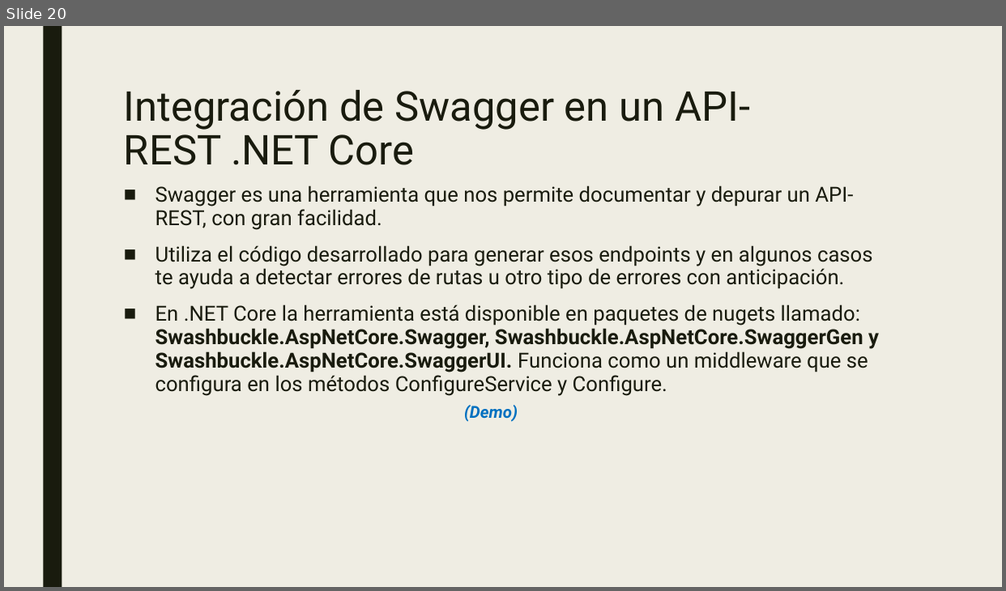
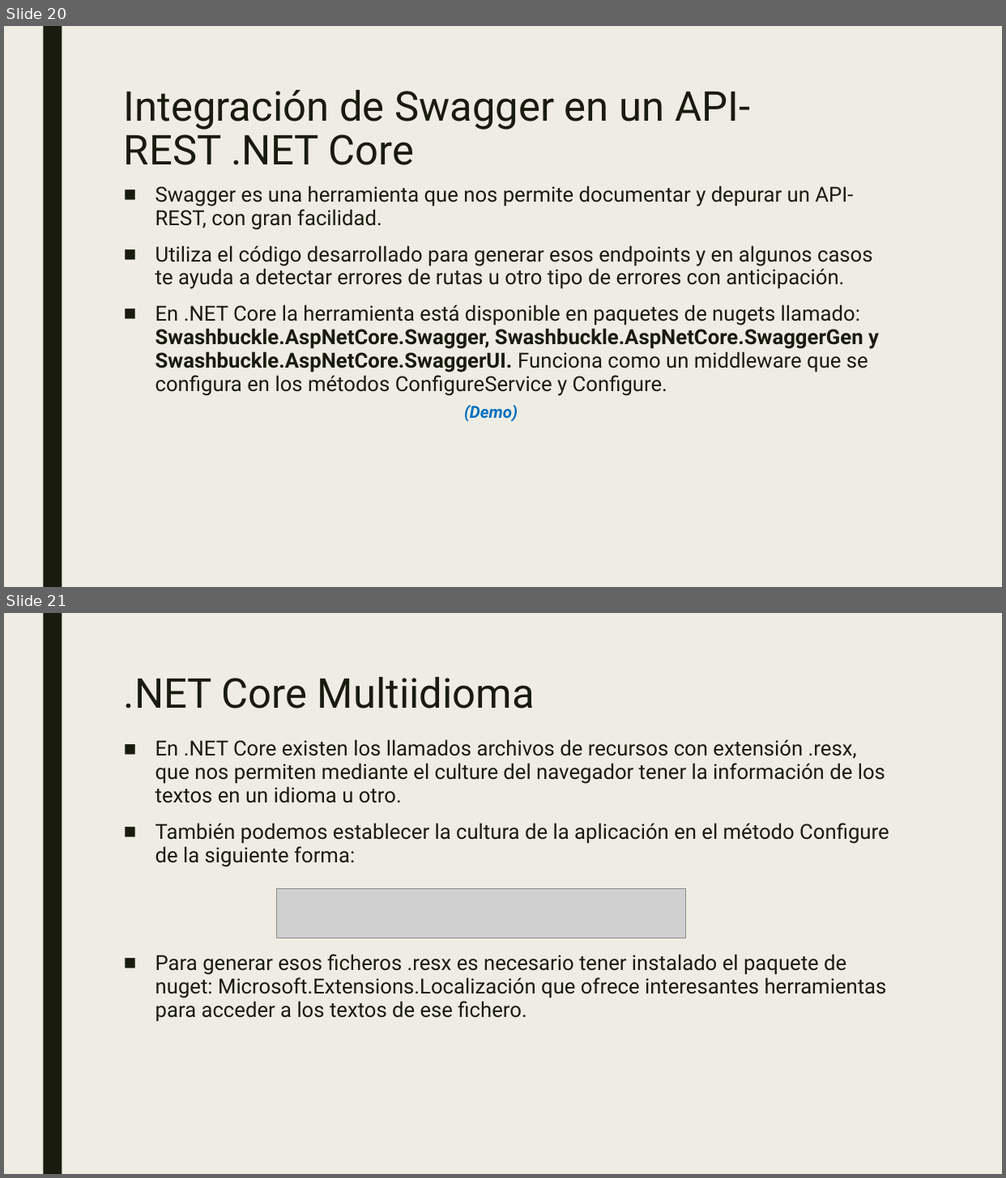
Before and after one commit to dadjh85/Demo4-Curso-.NetCore3.1, a slide deck: doc/Demo4- Curso .NET Core.pptx. Shown one above the other, each under a label of ours: slide 20 before the commit, slides 20 and 21 after it. The pictures are 1006x591 and 1006x1178 pixels, drawn with LibreOffice and Linux fonts; fonts in the diff are those of the drawing; grey boxes stand for pictures. Boxes give left, top, right and bottom in pixels: in the first picture for what was removed or moved away, otherwise in the second. Text is boxed around its words. In the diff, an @@ line names an element or a change of style, - is before the commit and + after.

Commit message:
* Added resx

```diff
--- a/doc/Demo4- Curso .NET Core.pptx
+++ b/doc/Demo4- Curso .NET Core.pptx
@@ slide 21 added at [4, 613, 1002, 1174], background #EFEDE3; not listed: 1 template element that a slide beside it also shows @@
@@ title added at [124, 677, 535, 709], 39.6 pt, text #191B0E @@
+.NET Core Multiidioma
@@ text added at [155, 739, 889, 1022], 20 pt, text #191B0E @@
+■ En .NET Core existen los llamados archivos de recursos con extensión .resx, que nos permiten mediante el culture del navegador tener la información de los textos en un idioma u otro.
+■ También podemos establecer la cultura de la aplicación en el método Configure de la siguiente forma:
+■ Para generar esos ficheros .resx es necesario tener instalado el paquete de nuget: Microsoft.Extensions.Localización que ofrece interesantes herramientas para acceder a los textos de ese fichero.
@@ picture added at [276, 888, 685, 939] @@
```
Also in this commit, not shown: 1 slide changed, 7 other files.
